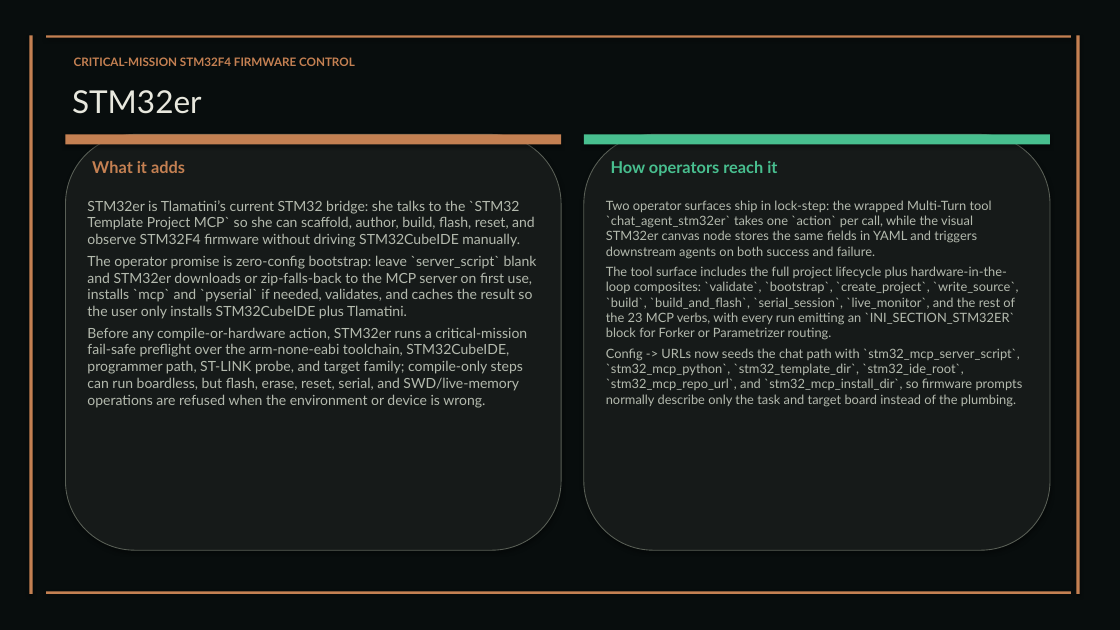
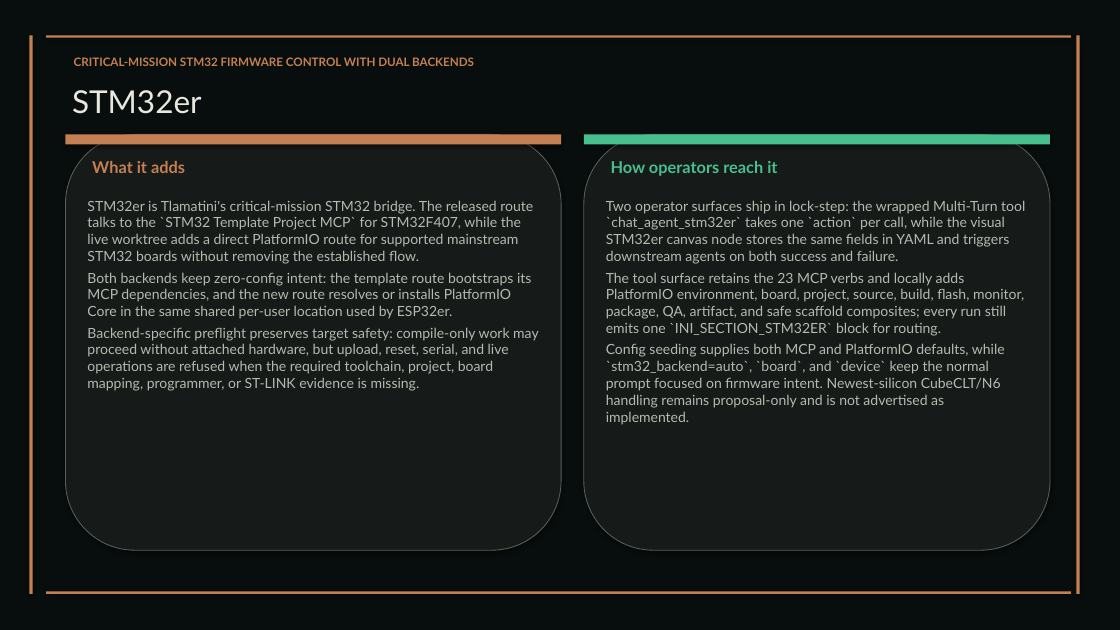
Before and after one commit to XAIHT/Tlamatini, a slide deck: slide 70 of Tlamatini_eXtended_Artificial_Intelligence_Humanly_Tempered.pptx (slide 64 before the commit). Drawn at 1120x630 pixels with LibreOffice and Linux fonts; fonts in the diff are those of the drawing. Boxes give left, top, right and bottom in pixels: in the first picture for what was removed or moved away, otherwise in the second. Text is boxed around its words. In the diff, an @@ line names an element or a change of style, - is before the commit and + after.

Commit message:
Improving STM32er to support  Blue Pill → F7, G, L, H7, U5 — the big 80%, by Tlamatini's-AutoBot.

```diff
--- a/Tlamatini_eXtended_Artificial_Intelligence_Humanly_Tempered.pptx
+++ b/Tlamatini_eXtended_Artificial_Intelligence_Humanly_Tempered.pptx
@@ text at bbox=[74, 57, 474, 66]: text changed @@
-CRITICAL-MISSION STM32F4 FIRMWARE CONTROL
+CRITICAL-MISSION STM32 FIRMWARE CONTROL WITH DUAL BACKENDS
@@ text at bbox=[87, 200, 539, 391]: text changed @@
-STM32er is Tlamatini’s current STM32 bridge: she talks to the `STM32 Template Project MCP` so she can scaffold, author, build, flash, reset, and observe STM32F4 firmware without driving STM32CubeIDE manually.
-The operator promise is zero-config bootstrap: leave `server_script` blank and STM32er downloads or zip-falls-back to the MCP server on first use, installs `mcp` and `pyserial` if needed, validates, and caches the result so the user only installs STM32CubeIDE plus Tlamatini.
-Before any compile-or-hardware action, STM32er runs a critical-mission fail-safe preflight over the arm-none-eabi toolchain, STM32CubeIDE, programmer path, ST-LINK probe, and target family; compile-only steps can run boardless, but flash, erase, reset, serial, and SWD/live-memory operations are refused when the environment or device is wrong.
+STM32er is Tlamatini's critical-mission STM32 bridge. The released route talks to the `STM32 Template Project MCP` for STM32F407, while the live worktree adds a direct PlatformIO route for supported mainstream STM32 boards without removing the established flow.
+Both backends keep zero-config intent: the template route bootstraps its MCP dependencies, and the new route resolves or installs PlatformIO Core in the same shared per-user location used by ESP32er.
+Backend-specific preflight preserves target safety: compile-only work may proceed without attached hardware, but upload, reset, serial, and live operations are refused when the required toolchain, project, board mapping, programmer, or ST-LINK evidence is missing.
@@ text at bbox=[606, 200, 1025, 264]: size 11 to 12 pt in "Two operator surfaces ship in lock-step: the ..." @@
@@ text at bbox=[606, 272, 1024, 425]: text changed; size 11 to 12 pt @@
-The tool surface includes the full project lifecycle plus hardware-in-the-loop composites: `validate`, `bootstrap`, `create_project`, `write_source`, `build`, `build_and_flash`, `serial_session`, `live_monitor`, and the rest of the 23 MCP verbs, with every run emitting an `INI_SECTION_STM32ER` block for Forker or Parametrizer routing.
-Config -> URLs now seeds the chat path with `stm32_mcp_server_script`, `stm32_mcp_python`, `stm32_template_dir`, `stm32_ide_root`, `stm32_mcp_repo_url`, and `stm32_mcp_install_dir`, so firmware prompts normally describe only the task and target board instead of the plumbing.
+The tool surface retains the 23 MCP verbs and locally adds PlatformIO environment, board, project, source, build, flash, monitor, package, QA, artifact, and safe scaffold composites; every run still emits one `INI_SECTION_STM32ER` block for routing.
+Config seeding supplies both MCP and PlatformIO defaults, while `stm32_backend=auto`, `board`, and `device` keep the normal prompt focused on firmware intent. Newest-silicon CubeCLT/N6 handling remains proposal-only and is not advertised as implemented.
```
Also in this commit, not shown: 52 other slides changed, 8 slides added, 3 slides removed, 21 other files.
